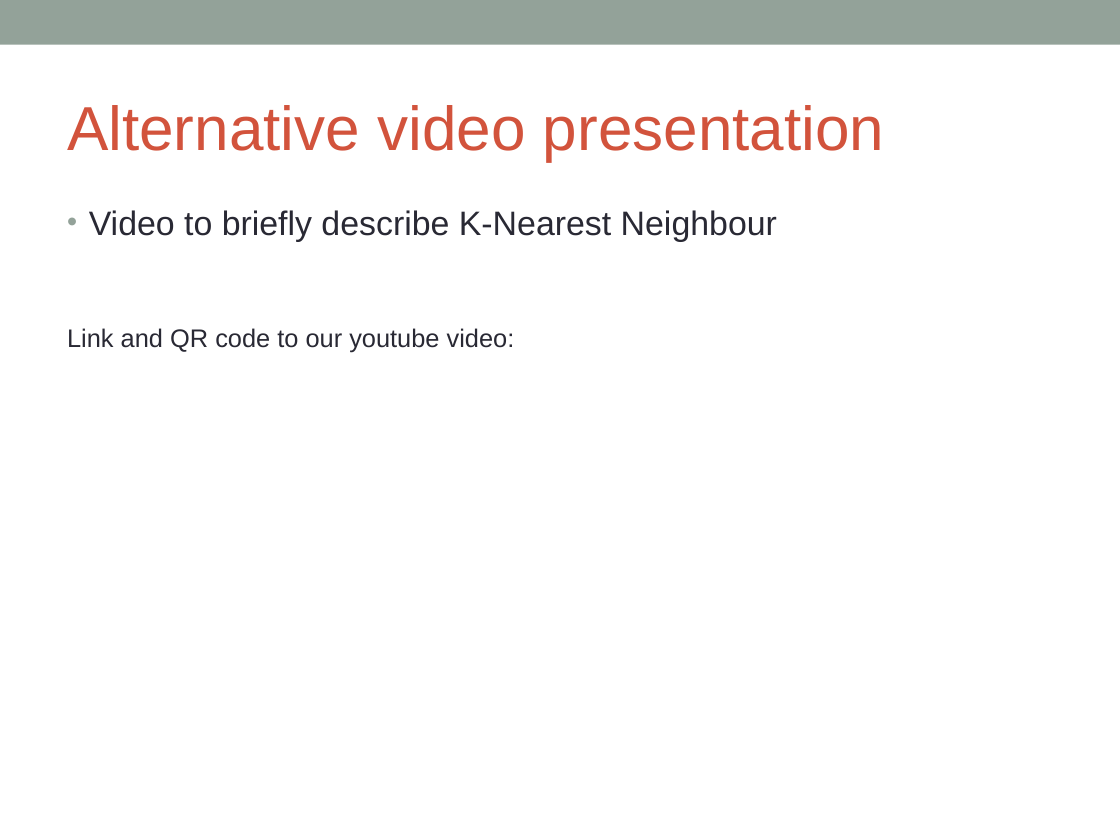
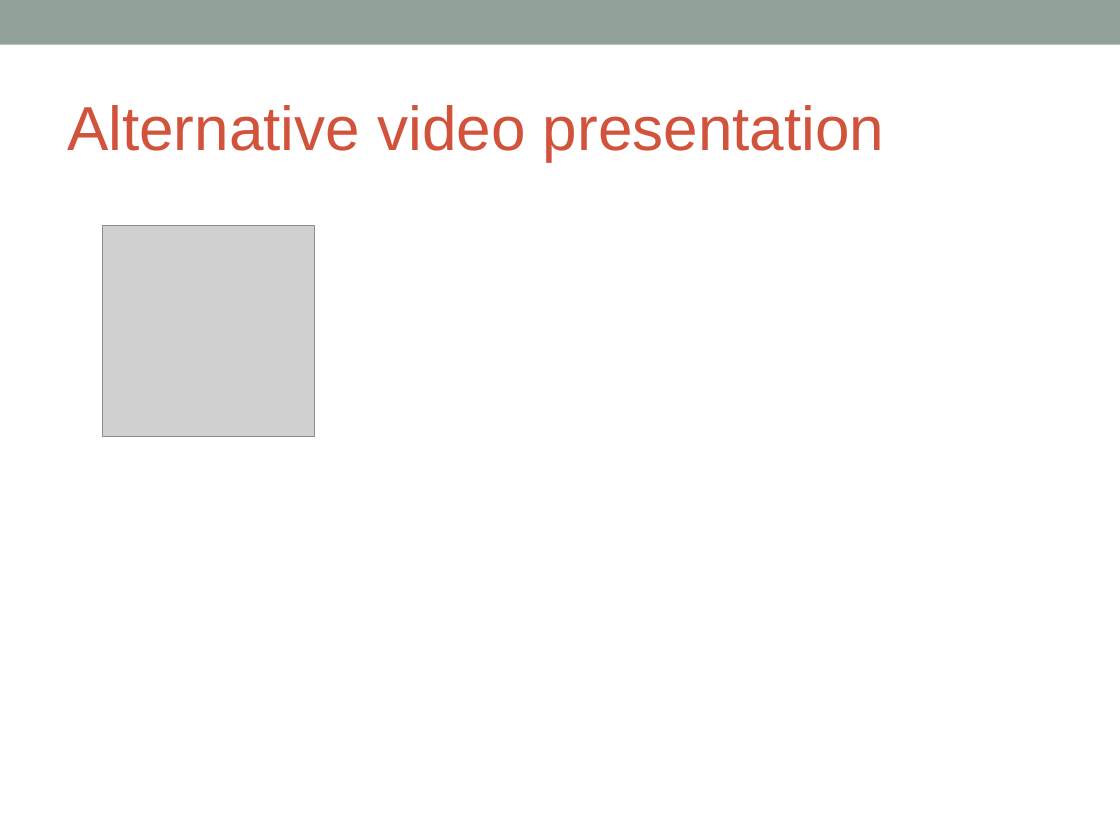
Before and after one commit to gafung/CIML, a slide deck: slide 16 of Presentation/CIML presentation (Apr 18).ppt. Drawn at 1120x840 pixels with LibreOffice and Linux fonts; fonts in the diff are those of the drawing; grey boxes stand for pictures. Boxes give left, top, right and bottom in pixels: in the first picture for what was removed or moved away, otherwise in the second. Text is boxed around its words. In the diff, an @@ line names an element or a change of style, - is before the commit and + after.

Commit message:
Added QR code for youtube

```diff
--- a/Presentation/CIML presentation (Apr 18).ppt
+++ b/Presentation/CIML presentation (Apr 18).ppt
@@ text removed at (x1=67, y1=210, x2=777, y2=353) @@
-• Video to briefly describe K-Nearest Neighbour
-Link and QR code to our youtube video:
@@ picture added at (x1=103, y1=226, x2=314, y2=437) @@
```
Also in this commit, not shown: 1 other file.
